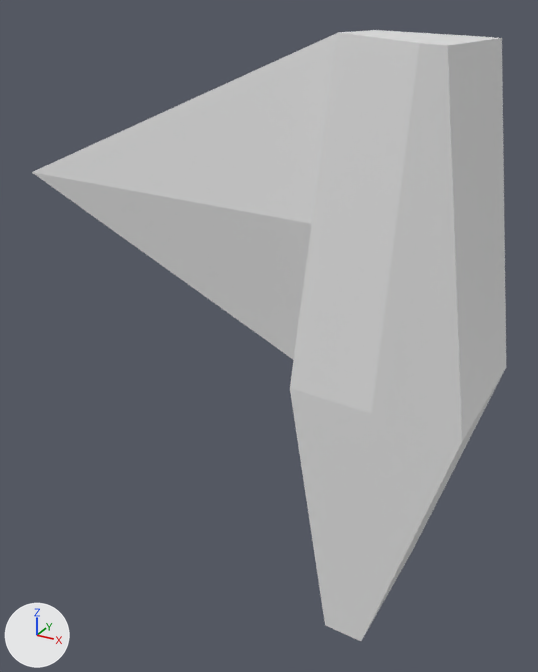
Renders of the glTF model models/gun.glb from each side of a commit.
Camera for both pictures: a 50 mm lens placed at (0.487, -1.547, 0.803), pointed at (-0.359, -0.008, 0.034). Lighting does not change. The marker at lower left points along +X, +Y and +Z. Where no turn or scale is listed for an object, it has been applied to the vertices. Vertices at the same position are counted once.
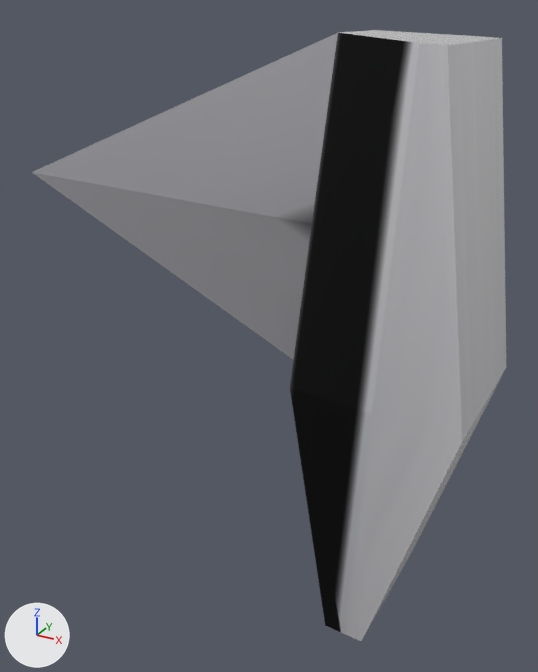
Scene script edits in JSON lines:
```json
{"op": "add", "block": "img_guntexture", "code": ["img_guntexture = load_image('gunTexture', '_unpacked/gunTexture', 64, 64, 'sRGB')"]}
{"op": "remove", "block": "mat_material", "code": "mat_material.base_color = (0.8, 0.8, 0.8)  # white #e7e7e7"}
{"op": "add", "block": "mat_material", "code": "mat_material.texture = img_guntexture"}
{"op": "set", "path": "mat_material.metallic", "old": "0.0", "new": "0.405"}
{"op": "set", "path": "mat_material.roughness", "old": "0.5", "new": "0.164"}
{"block": "me_cube", "where": "me_cube.from_pydata(...)  # 33 vertices, 62 faces; spans x -0.926..0.2, y -0.2..0.2, z -0.652..0.761"}
{"block": "me_cube", "where": "# used by ob_cube; location = (0.0, 0.0, 0.0)"}
{"block": "me_cube", "change": "me_cube part 1: texture (UV) coordinates of 62 of 62 faces, centred in x -0.684..0.165, y -0.2..0.2, z -0.651..0.757, changed; they spanned u 0.12..0.88, v 0.0..1.0 and now span u 0.0..0.75, v 0.0..1.0"}
```

Changed parts and their boxes [x1, y1, x2, y2] in the pictures (538 x 672 px):
```json
{"object": "Cube", "change": "surface changed", "before": [32, 30, 506, 641], "after": [32, 30, 506, 641]}
```
